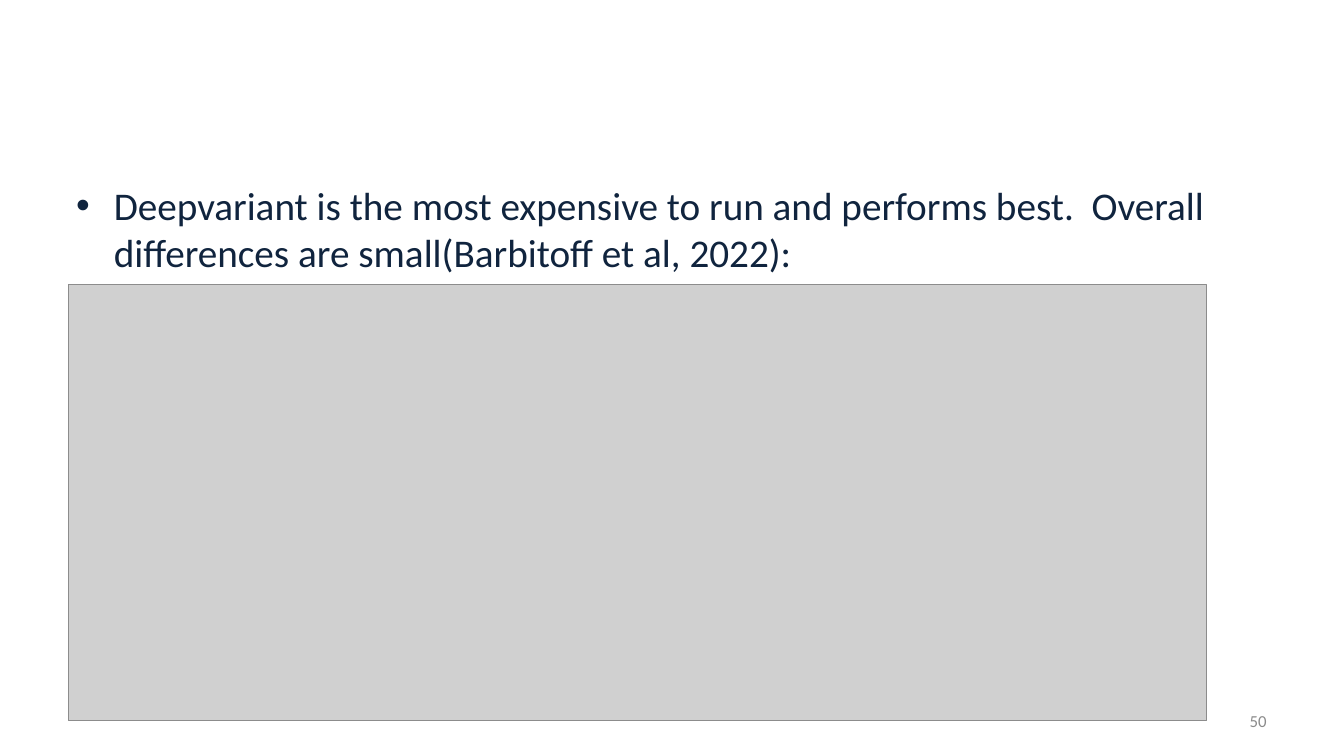
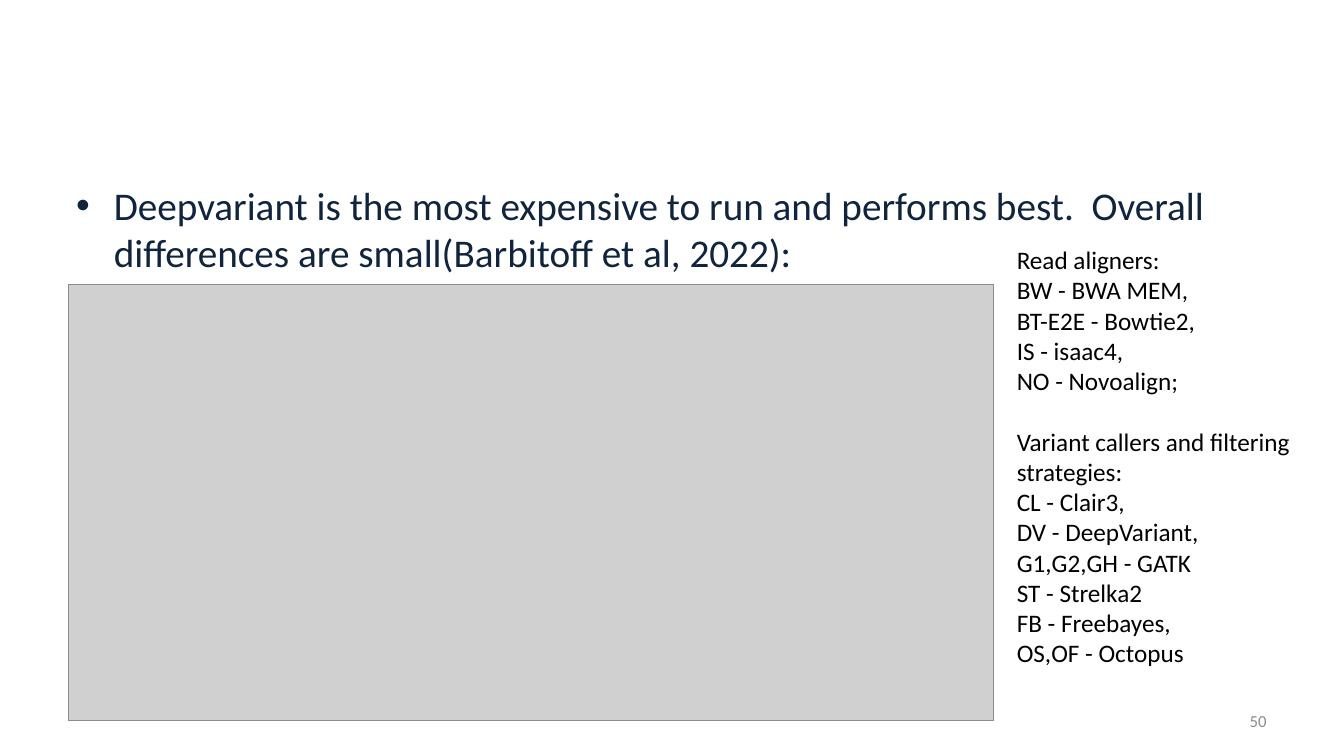
Before and after one commit to alekseyzimin/BME-Algorithms-for-Analysis-of-Genomic-Data, a slide deck: slide 50 of Lectures/Week 13 -- Genome Annotation Variant Calling Pan-genomes.pptx. Drawn at 1344x756 pixels with LibreOffice and Linux fonts; fonts in the diff are those of the drawing; grey boxes stand for pictures; background and template pictures are left out. Boxes give left, top, right and bottom in pixels: in the first picture for what was removed or moved away, otherwise in the second. Text is boxed around its words. In the diff, an @@ line names an element or a change of style, - is before the commit and + after.

```diff
--- a/Lectures/Week 13 -- Genome Annotation Variant Calling Pan-genomes.pptx
+++ b/Lectures/Week 13 -- Genome Annotation Variant Calling Pan-genomes.pptx
@@ text added at bbox=[1017, 251, 1289, 666], 18 pt, text #000000 @@
+Read aligners:
+BW - BWA MEM,
+BT-E2E - Bowtie2,
+IS - isaac4,
+NO - Novoalign;
+Variant callers and filtering strategies:
+CL - Clair3,
+DV - DeepVariant,
+G1,G2,GH - GATK
+ST - Strelka2
+FB - Freebayes,
+OS,OF - Octopus
@@ picture: place and size @@
-picture at bbox=[69, 285, 1207, 721]
+picture at bbox=[69, 285, 994, 721]
```
Also in this commit, not shown: 7 other slides changed.
